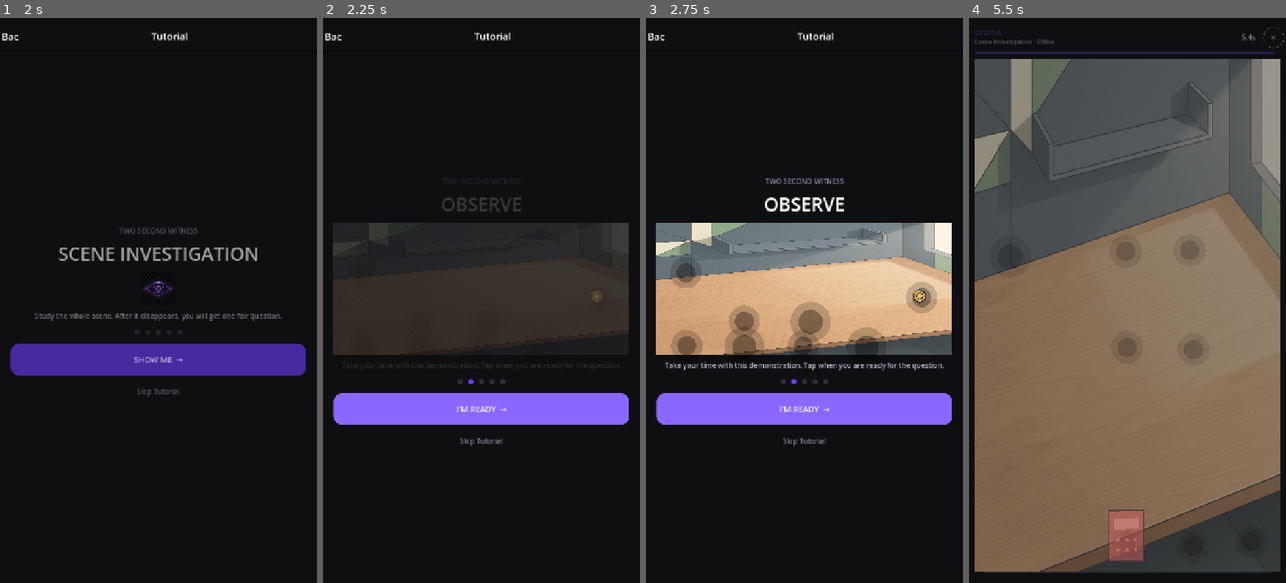
Above: before the commit, frames 1-4 (left to right).
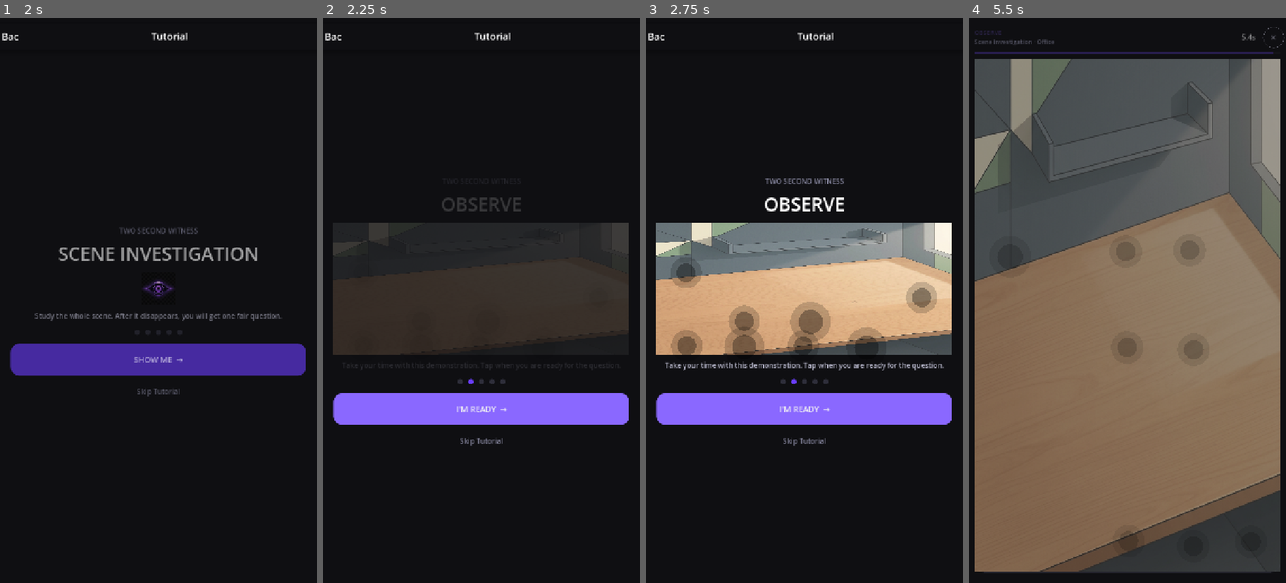
Above: after the commit, the same moments.

Repository: ITTYBITTYBITES/2-second-witness-mobile
Game: Godot game, scene res://src/ui/shell/AppShell.tscn
Two runs of this game, one before a commit and one after it. Both use one fixed random seed, a clock stepped at 60 frames per second and the inputs below.
Inputs (mouse positions are in pixels of both pictures, inside the frame that each line leads up to):
- Up to frame 1 (2 s): tap Enter at 0.5 s; move the mouse to (228, 272) at 0.52 s; click (228, 272) at 0.67 s; tap Space at 1.25 s; drag from (95, 328) to (142, 413) at 1.27 s
- Up to frame 2 (2.25 s): click "SHOW ME →" at 2 s
- Up to frame 3 (2.75 s): no input
- Up to frame 4 (5.5 s): click "I'M READY →" at 2.75 s; click "Green" at 3.5 s; click "ONE MORE STEP →" at 4.25 s; click "START PRACTICE" at 5 s

Frame 1 is identical in both runs. In frame 2, less than 0.1% of the frame differs, in the area x 84-88%, y 48-51%; in frame 3, less than 0.1%; in frame 4, 1.0%, in the area x 44-56%, y 87-97%.
Error in both runs: Invalid assignment on read-only value (on base: 'Dictionary'). (res://src/gameplay/families/_shared/VisualStyleSystem.gd:191)

Commit message:
Phase 2 batch 10 (FINAL): 10 sprites — 65/65 COVERAGE (100%)
bread.png       57KB  — bread slice, warm tan brown
mouse.png       33KB  — computer mouse, dark gray
lamp.png        27KB  — desk lamp, dark metal/cream shade
wrench.png      39KB  — adjustable wrench, dark metal
toaster.png     47KB  — countertop toaster, silver-gray
mask.png        40KB  — protective mask, off-white fabric
kettle.png      50KB  — stovetop kettle, silver metal
whisk.png       50KB  — kitchen whisk, wire loop head
calculator.png  73KB  — desktop calculator, charcoal gray
magnifier.png   48KB  — magnifying glass, glass lens/metal rim

SCENE INVESTIGATION SPRITE COVERAGE: 65/65 (100%)
All magenta-key verified. Content-gating met.

Co-authored-by: arena-agent <297053741+arena-agent@users.noreply.github.com>

Diff:
--- a/app/src/gameplay/families/_shared/VisualStyleSystem.gd
+++ b/app/src/gameplay/families/_shared/VisualStyleSystem.gd
@@ -49,9 +49,9 @@
 	"bottle":         {"sprite": "bottle.png",         "available": true},
 	"bowl":           {"sprite": "bowl.png",           "available": true},
 	"bracket":        {"sprite": "bracket.png",        "available": true},
-	"bread":          {"sprite": "bread.png",          "available": false},
+	"bread":          {"sprite": "bread.png",          "available": true},
 	"brush":          {"sprite": "brush.png",          "available": true},
-	"calculator":     {"sprite": "calculator.png",     "available": false},
+	"calculator":     {"sprite": "calculator.png",     "available": true},
 	"camera":         {"sprite": "camera.png",         "available": true},
 	"clamp":          {"sprite": "clamp.png",          "available": true},
 	"clock":          {"sprite": "clock.png",          "available": true},
@@ -70,15 +70,15 @@
 	"hammer":         {"sprite": "hammer.png",         "available": true},
 	"hardware":       {"sprite": "hardware.png",       "available": true},
 	"jar":            {"sprite": "jar.png",            "available": true},
-	"kettle":         {"sprite": "kettle.png",         "available": false},
+	"kettle":         {"sprite": "kettle.png",         "available": true},
 	"keys":           {"sprite": "keys.png",           "available": true},
-	"lamp":           {"sprite": "lamp.png",           "available": false},
+	"lamp":           {"sprite": "lamp.png",           "available": true},
 	"level":          {"sprite": "level.png",          "available": true},
-	"magnifier":      {"sprite": "magnifier.png",      "available": false},
+	"magnifier":      {"sprite": "magnifier.png",      "available": true},
 	"marker":         {"sprite": "marker.png",         "available": true},
-	"mask":           {"sprite": "mask.png",           "available": false},
+	"mask":           {"sprite": "mask.png",           "available": true},
 	"measuring_cup":  {"sprite": "measuring_cup.png",  "available": true},
-	"mouse":          {"sprite": "mouse.png",          "available": false},
+	"mouse":          {"sprite": "mouse.png",          "available": true},
 	"mug":            {"sprite": "mug.png",            "available": true},
 	"pan":            {"sprite": "pan.png",            "available": true},
 	"paper":          {"sprite": "paper.png",          "available": true},
@@ -99,13 +99,13 @@
 	"tag":            {"sprite": "tag.png",            "available": true},
 	"tape":           {"sprite": "tape.png",           "available": true},
 	"tape_measure":   {"sprite": "tape_measure.png",   "available": true},
-	"toaster":        {"sprite": "toaster.png",        "available": false},
+	"toaster":        {"sprite": "toaster.png",        "available": true},
 	"toolbox":        {"sprite": "toolbox.png",        "available": true},
 	"towel":          {"sprite": "towel.png",          "available": true},
 	"trowel":         {"sprite": "trowel.png",         "available": true},
 	"watering_can":   {"sprite": "watering_can.png",   "available": true},
-	"whisk":          {"sprite": "whisk.png",          "available": false},
-	"wrench":         {"sprite": "wrench.png",         "available": false},
+	"whisk":          {"sprite": "whisk.png",          "available": true},
+	"wrench":         {"sprite": "wrench.png",         "available": true},
 	# Fallback marker drawn when kind is unknown
 	"evidence_marker":{"sprite": "evidence_marker.png", "available": false},
 
Binary file added: app/assets/gameplay/sprites/bread.png
Not shown, added: app/assets/gameplay/sprites/bread.png.import
Binary file added: app/assets/gameplay/sprites/calculator.png
Not shown, added: app/assets/gameplay/sprites/calculator.png.import
Binary file added: app/assets/gameplay/sprites/kettle.png
Not shown, added: app/assets/gameplay/sprites/kettle.png.import
Binary file added: app/assets/gameplay/sprites/lamp.png
Not shown, added: app/assets/gameplay/sprites/lamp.png.import
Binary file added: app/assets/gameplay/sprites/magnifier.png
Not shown, added: app/assets/gameplay/sprites/magnifier.png.import
Binary file added: app/assets/gameplay/sprites/mask.png
Not shown, added: app/assets/gameplay/sprites/mask.png.import
(and 8 more such lines)
